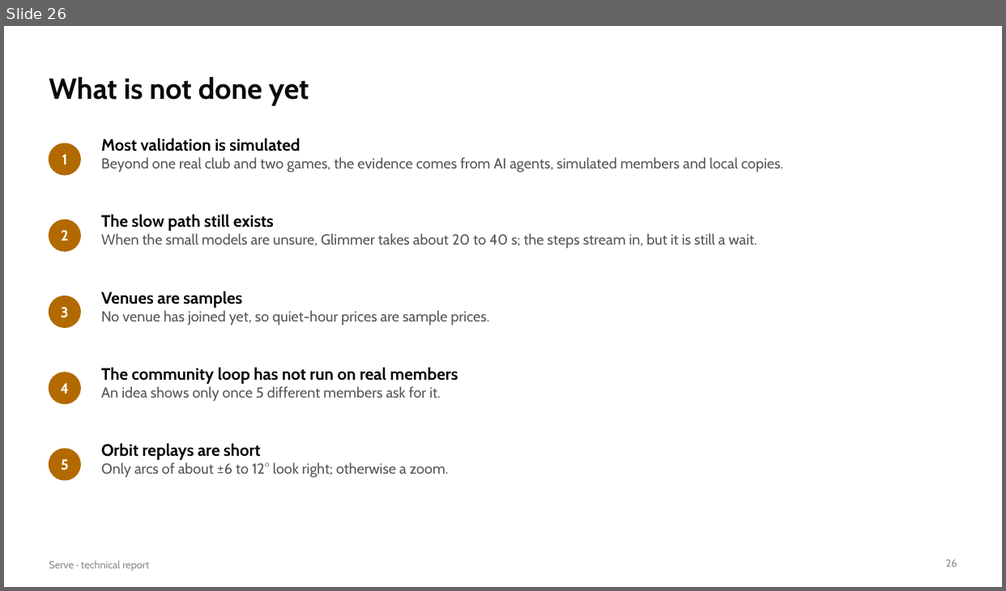
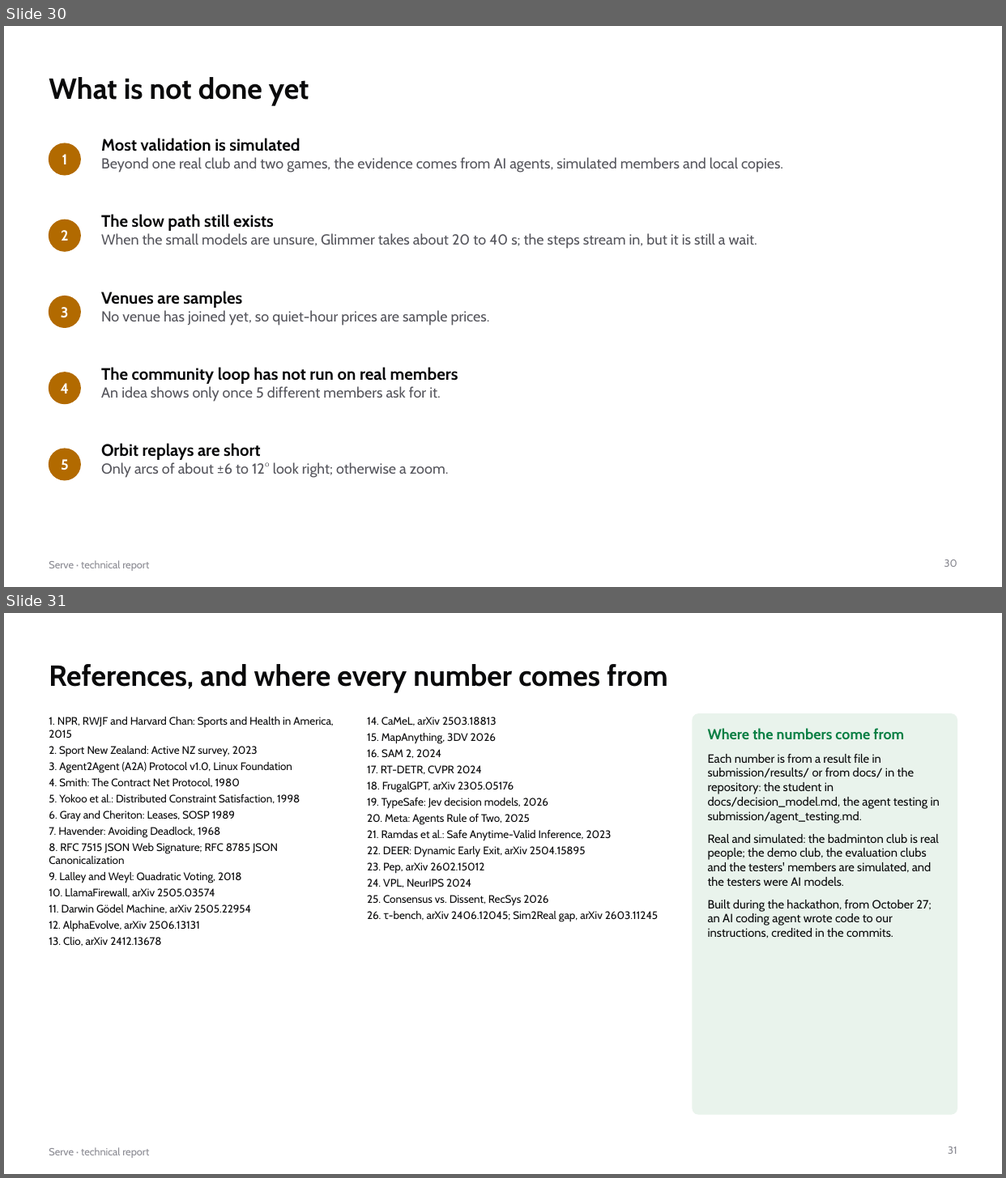
Before and after one commit to gino6178/serve-meta-hackathon, a slide deck: submission/pdf/serve_technical_report.pptx. Shown one above the other, each under a label of ours: slide 26 before the commit, slides 30 and 31 after it. The pictures are 1006x591 and 1006x1178 pixels, drawn with LibreOffice and Linux fonts; fonts in the diff are those of the drawing. Boxes give left, top, right and bottom in pixels: in the first picture for what was removed or moved away, otherwise in the second. Text is boxed around its words. In the diff, an @@ line names an element or a change of style, - is before the commit and + after.

```diff
--- a/submission/pdf/serve_technical_report.pptx
+++ b/submission/pdf/serve_technical_report.pptx
@@ slide 31 added at [4, 613, 1002, 1174], background #FFFFFF; not listed: 1 template element that a slide beside it also shows @@
@@ title added at [49, 664, 667, 693], 28 pt, text #0A0A0B, bold @@
+References, and where every number comes from
@@ text added at [49, 717, 333, 946], 10.5 pt, text #0A0A0B @@
+1. NPR, RWJF and Harvard Chan: Sports and Health in America, 2015
+2. Sport New Zealand: Active NZ survey, 2023
+3. Agent2Agent (A2A) Protocol v1.0, Linux Foundation
+4. Smith: The Contract Net Protocol, 1980
+5. Yokoo et al.: Distributed Constraint Satisfaction, 1998
+6. Gray and Cheriton: Leases, SOSP 1989
+7. Havender: Avoiding Deadlock, 1968
+8. RFC 7515 JSON Web Signature; RFC 8785 JSON Canonicalization
+9. Lalley and Weyl: Quadratic Voting, 2018
+10. LlamaFirewall, arXiv 2505.03574
+11. Darwin Gödel Machine, arXiv 2505.22954
+12. AlphaEvolve, arXiv 2506.13131
+13. Clio, arXiv 2412.13678
@@ text added at [367, 717, 658, 922], 10.5 pt, text #0A0A0B @@
+14. CaMeL, arXiv 2503.18813
+15. MapAnything, 3DV 2026
+16. SAM 2, 2024
+17. RT-DETR, CVPR 2024
+18. FrugalGPT, arXiv 2305.05176
+19. TypeSafe: Jev decision models, 2026
+20. Meta: Agents Rule of Two, 2025
+21. Ramdas et al.: Safe Anytime-Valid Inference, 2023
+22. DEER: Dynamic Early Exit, arXiv 2504.15895
+23. Pep, arXiv 2602.15012
+24. VPL, NeurIPS 2024
+25. Consensus vs. Dissent, RecSys 2026
+26. τ-bench, arXiv 2406.12045; Sim2Real gap, arXiv 2603.11245
@@ rounded rectangle added at [692, 714, 957, 1114], fill #E9F3EC, outline #E9F3EC 1 pt @@
@@ text added at [708, 728, 940, 939], 11.5 pt, text #0A0A0B @@
+Where the numbers come from
+Each number is from a result file in submission/results/ or from docs/ in the repository: the student in docs/decision_model.md, the agent testing in submission/agent_testing.md.
+Real and simulated: the badminton club is real people; the demo club, the evaluation clubs and the testers' members are simulated, and the testers were AI models.
+Built during the hackathon, from October 27; an AI coding agent wrote code to our instructions, credited in the commits.
@@ page number added at [948, 1147, 957, 1154], 10 pt, text #8A8A92 @@
+31
@@ what was slide 26 is now slide 30 @@
@@ page number at [944, 560, 957, 567]: text changed @@
-26
+30
```
Also in this commit, not shown: 11 slides changed, 5 other slides added, 1 slide removed, 1 other file.
